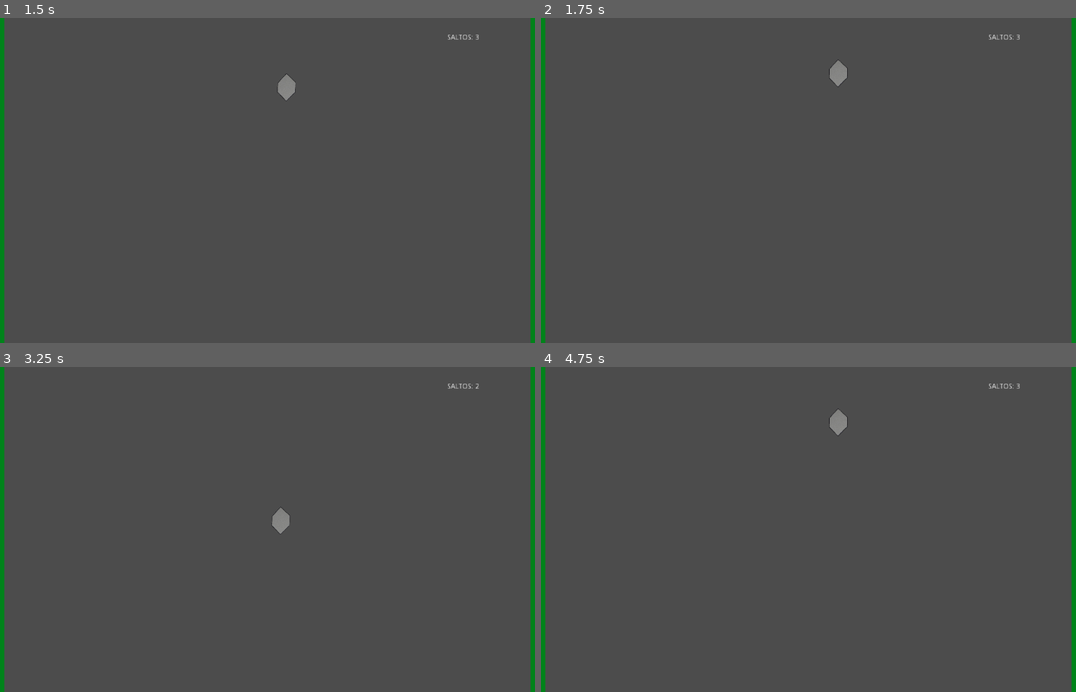
Above: before the commit, frames 1-4 (two rows, left to right).
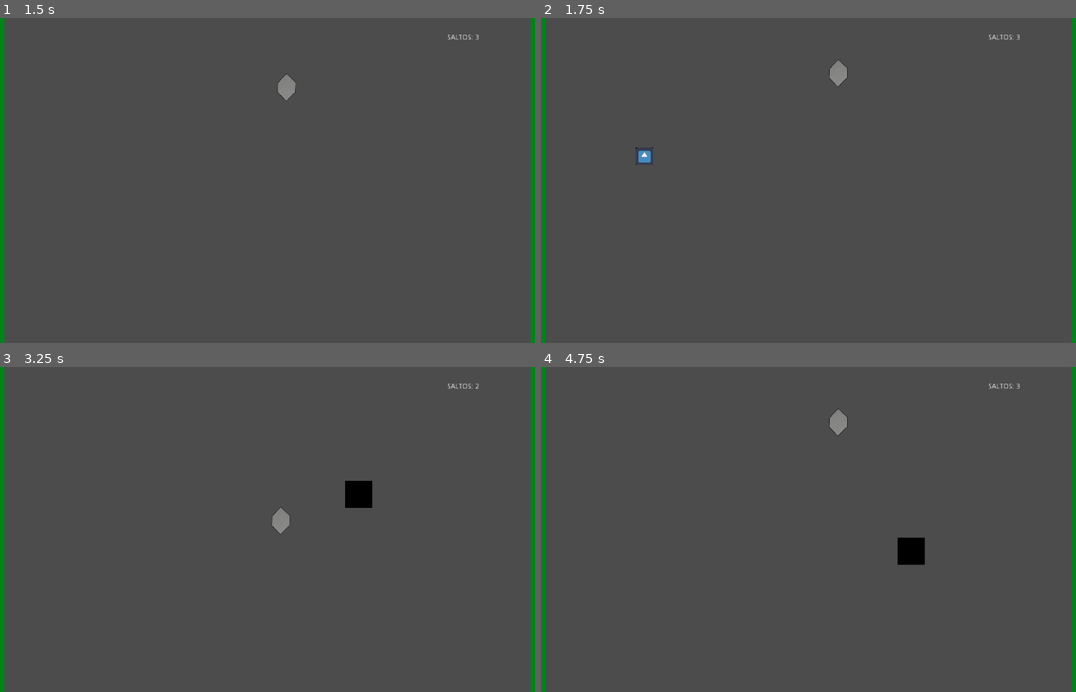
Above: after the commit, the same moments.

Repository: rustimacc/PROG3__TP05
Game: Godot game, scene res://Juego.tscn
The game is run twice, just before and just after one commit, with the same random seed, the same clock (stepped at 60 frames per second) and the same inputs. The engine's default icon, where the game draws it, is replaced by a stand-in: a white triangle on a blue panel in a dark square.
Inputs (mouse positions are in pixels of both pictures, inside the frame that each line leads up to):
- Up to frame 1 (1.5 s): move the mouse to (390, 164) at 0.52 s; tap R (reiniciar) at 0.6 s; click (390, 164) at 0.67 s; tap Space (salto) at 0.77 s; drag from (155, 196) to (278, 109) at 1.27 s
- Up to frame 2 (1.75 s): no input
- Up to frame 3 (3.25 s): move the mouse to (326, 458) at 2.02 s; tap R (reiniciar) at 2.1 s; click (326, 458) at 2.17 s; drag from (240, 594) to (101, 480) at 2.77 s
- Up to frame 4 (4.75 s): move the mouse to (974, 578) at 3.52 s; tap R (reiniciar) at 3.6 s; click (974, 578) at 3.67 s; tap Space (salto) at 3.77 s; drag from (642, 480) to (819, 458) at 4.27 s

Frame 1 is identical in both runs. In frame 2, less than 0.1% of the frame differs, in the area x 17-21%, y 39-46%; in frame 3, 0.4%; in frame 4, 0.4%, in the area x 66-72%, y 52-61%.

Commit message:
Se agregó spawneo de powerups.

Diff:
--- a/Congelador.tscn
+++ b/Congelador.tscn
@@ -1,9 +1,10 @@
-[gd_scene load_steps=5 format=2]
+[gd_scene load_steps=6 format=2]
 
 [ext_resource path="res://icon.png" type="Texture" id=1]
 [ext_resource path="res://Shaders/outline.shader" type="Shader" id=2]
+[ext_resource path="res://powerup.gd" type="Script" id=3]
 
-[sub_resource type="RectangleShape2D" id=3]
+[sub_resource type="RectangleShape2D" id=1]
 extents = Vector2( 15.031, 14.8269 )
 
 [sub_resource type="ShaderMaterial" id=2]
@@ -14,9 +15,10 @@
 [node name="Congelador" type="Area2D" groups=[
 "congelador",
 ]]
+script = ExtResource( 3 )
 
 [node name="CollisionShape2D" type="CollisionShape2D" parent="."]
-shape = SubResource( 3 )
+shape = SubResource( 1 )
 
 [node name="Sprite" type="Sprite" parent="."]
 material = SubResource( 2 )
--- a/Juego.gd
+++ b/Juego.gd
@@ -3,10 +3,17 @@
 var bloque=preload("res://obstaculo.tscn")
 var bloqueCuadrado=preload("res://ObstaculoCuadrado.tscn")
 
+var BalaPower=preload("res://PowerUpArma.tscn")
+var CongeladorPower=preload("res://Congelador.tscn")
+
+var tiempoSpawnPowerUp
+
 # Called when the node enters the scene tree for the first time.
 func _ready():
 	VariablesGlobales.perder=true
 	VariablesGlobales.puntos=0
+
+	tiempoSpawnPowerUp=rand_range(5,15)
 	pass # Replace with function body.
 
 func _process(delta):
@@ -16,6 +23,29 @@
 
 func reiniciarNivel():
 	get_tree().reload_current_scene()
+
+func SpawnearPowerUps():
+	var probabilidad=rand_range(0,100)
+	if probabilidad <= 100:
+		var tipo=rand_range(0,100)
+		if tipo>=50:
+			var congelador=CongeladorPower.instance()
+			add_child(congelador)
+			congelador.global_position=Vector2(rand_range(192,830),rand_range(100,550))
+
+		else:
+			var arma=BalaPower.instance()
+			add_child(arma)
+			arma.global_position=Vector2(rand_range(192,830),rand_range(100,550))
+
+		tiempoSpawnPowerUp=rand_range(5,10)
+		$"spawn powerups".wait_time=tiempoSpawnPowerUp
+		$"spawn powerups".start()
+	else:
+		tiempoSpawnPowerUp=rand_range(5,10)
+		$"spawn powerups".wait_time=tiempoSpawnPowerUp
+		$"spawn powerups".start()
+	pass
 
 func _on_spawnear_bloques_timeout():
 	print("funciona reloj")
@@ -28,3 +58,8 @@
 		var bloque2=bloqueCuadrado.instance()
 		add_child(bloque2)
 		bloque2.global_position=Vector2(rand_range(192,830),-250)
+
+
+func _on_spawn_powerups_timeout():
+	SpawnearPowerUps()
+	pass # Replace with function body.
--- a/Juego.tscn
+++ b/Juego.tscn
@@ -44,4 +44,8 @@
 __meta__ = {
 "_edit_use_anchors_": false
 }
+
+[node name="spawn powerups" type="Timer" parent="."]
+autostart = true
 [connection signal="timeout" from="spawnear bloques" to="." method="_on_spawnear_bloques_timeout"]
+[connection signal="timeout" from="spawn powerups" to="." method="_on_spawn_powerups_timeout"]
--- a/Jugador.gd
+++ b/Jugador.gd
@@ -75,8 +75,8 @@
 	#al colisionar con arma, el personaje dispara un perdio de tiempo
 	if area.is_in_group("arma"):
 		arma=true
+		area.queue_free()
 		$Disparo.start()
-		print("arma activada")
 	#al colisionar con congelador, se detiene se congela el personaje
 	if area.is_in_group("congelador"):
 		area.queue_free()
--- a/PowerUpArma.tscn
+++ b/PowerUpArma.tscn
@@ -1,6 +1,7 @@
-[gd_scene load_steps=3 format=2]
+[gd_scene load_steps=4 format=2]
 
 [ext_resource path="res://grafico.png" type="Texture" id=1]
+[ext_resource path="res://powerup.gd" type="Script" id=2]
 
 [sub_resource type="RectangleShape2D" id=1]
 extents = Vector2( 25.0466, 24.6859 )
@@ -8,6 +9,7 @@
 [node name="PowerUpArma" type="Area2D" groups=[
 "arma",
 ]]
+script = ExtResource( 2 )
 
 [node name="CollisionShape2D" type="CollisionShape2D" parent="."]
 shape = SubResource( 1 )
--- /dev/null
+++ b/powerup.gd
@@ -0,0 +1,12 @@
+extends Area2D
+
+
+func _ready():
+	var t = Timer.new()
+	t.set_wait_time(5)
+	t.set_one_shot(true)
+	self.add_child(t)
+	t.start()
+	yield(t, "timeout")
+	queue_free()
+	pass # Replace with function body.
--- a/project.godot
+++ b/project.godot
@@ -21,14 +21,7 @@
 
 [autoload]
 
-UserData="*res://addons/github-integration/scripts/user_data.gd"
-IconLoaderGithub="*res://addons/github-integration/scripts/IconLoaderGithub.gd"
-RestHandler="*res://addons/github-integration/scripts/RestHandler.gd"
 VariablesGlobales="*res://VariablesGlobales.gd"
-
-[editor_plugins]
-
-enabled=PoolStringArray( "github-integration" )
 
 [input]
 
